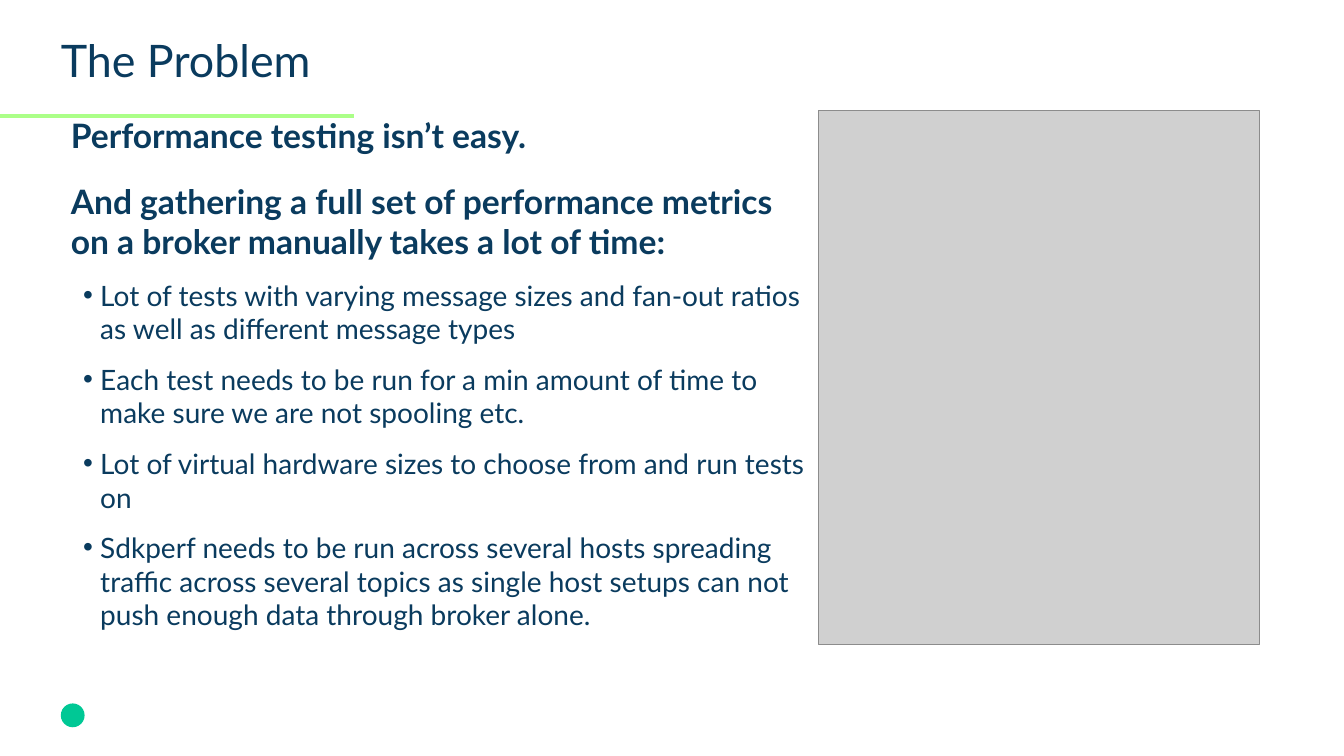
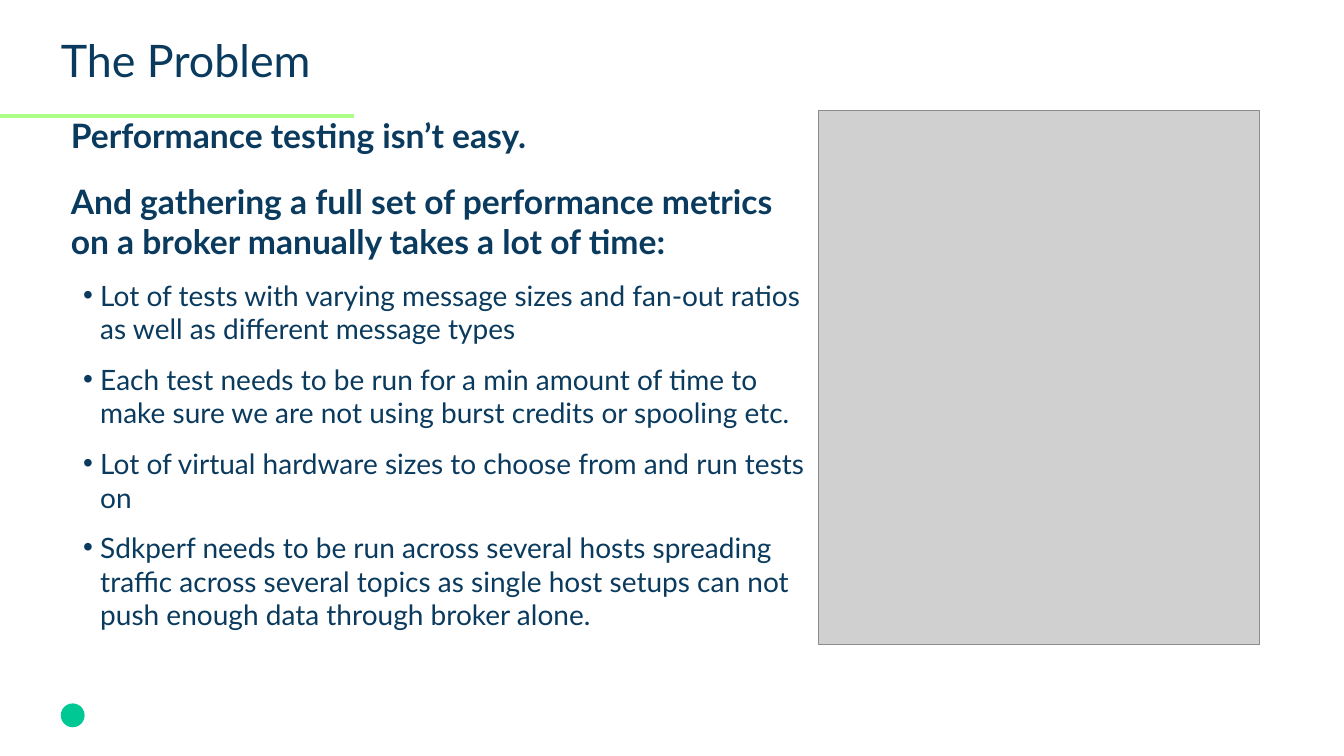
Before and after one commit to SolaceLabs/solace-perftest-harness, a slide deck: slide 3 of docs/Perf Test Harness-Overview-2026.pptx. Drawn at 1344x756 pixels with LibreOffice and Linux fonts; fonts in the diff are those of the drawing; grey boxes stand for pictures; background and template pictures are left out. Boxes give left, top, right and bottom in pixels: in the first picture for what was removed or moved away, otherwise in the second. Text is boxed around its words. In the diff, an @@ line names an element or a change of style, - is before the commit and + after.

```diff
--- a/docs/Perf Test Harness-Overview-2026.pptx
+++ b/docs/Perf Test Harness-Overview-2026.pptx
@@ text at (x1=100, y1=369, x2=790, y2=428): text changed @@
-  • Each test needs to be run for a min amount of time to make sure we are not spooling etc.
+  • Each test needs to be run for a min amount of time to make sure we are not using burst credits or spooling etc.
```
Also in this commit, not shown: 3 other slides changed.
